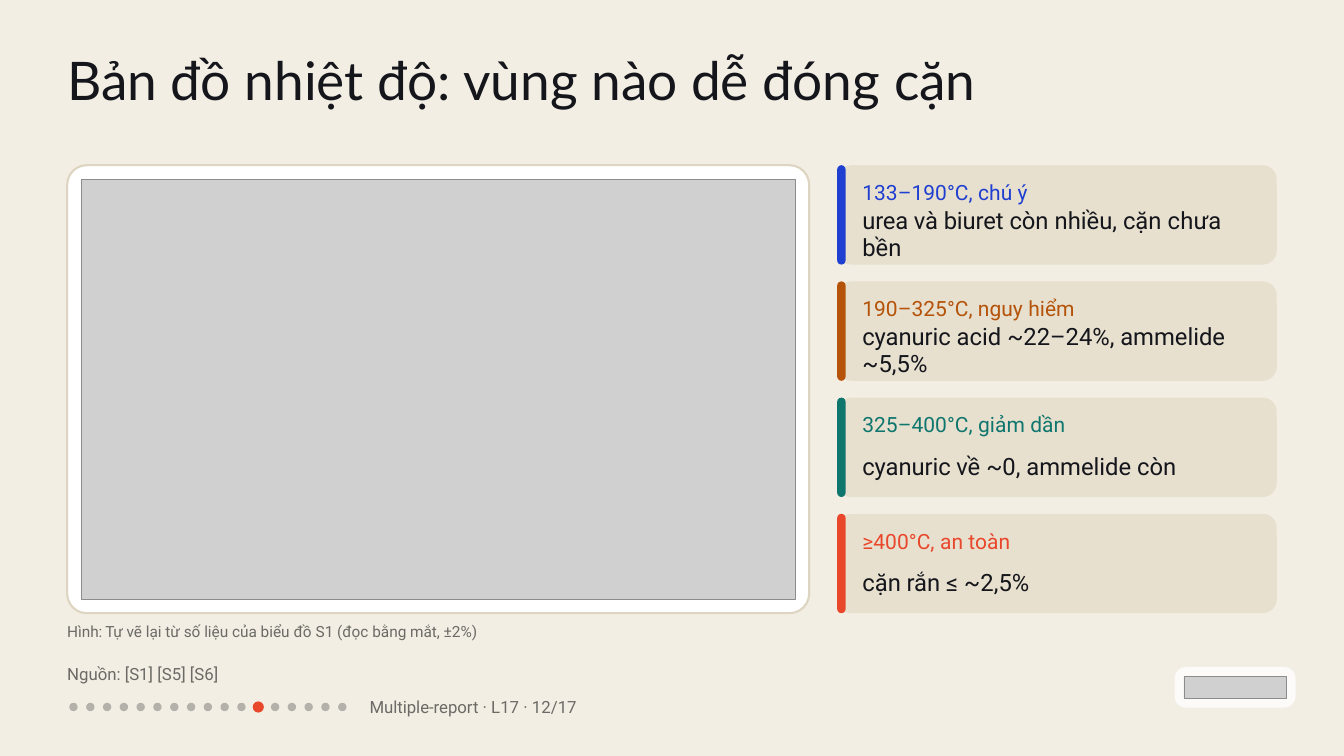
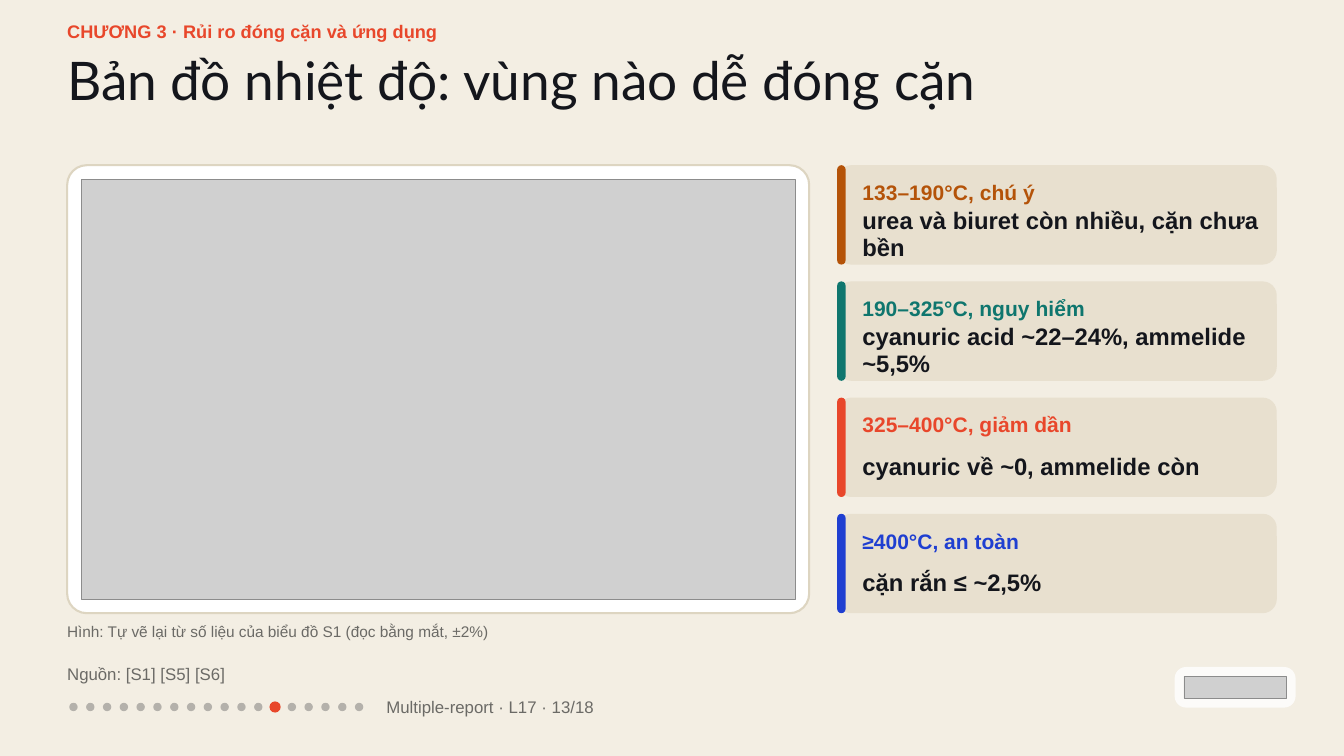
Before and after one commit to vohoailinh90/Multiple-report, a slide deck: slide 13 of lessons/L17/L17.pptx (slide 12 before the commit). Drawn at 1344x756 pixels with LibreOffice and Linux fonts; fonts in the diff are those of the drawing; grey boxes stand for pictures. Boxes give left, top, right and bottom in pixels: in the first picture for what was removed or moved away, otherwise in the second. Text is boxed around its words. In the diff, an @@ line names an element or a change of style, - is before the commit and + after.

```diff
--- a/lessons/L17/L17.pptx
+++ b/lessons/L17/L17.pptx
@@ text added at [67,24,437,42], 19.5 pt, text #E8472B, bold @@
+CHƯƠNG 3 · Rủi ro đóng cặn và ứng dụng
@@ rounded rectangle at [837,165,845,265]: fill #1F3FD1 to #B45309 @@
@@ text "133–190°C, chú ý" at [862,184,1035,205]: font Roboto to Arial, text colour #1F3FD1 to #B45309, bold on @@
@@ text "urea và biuret còn nhiều, ..." at [862,210,1258,257]: font Roboto to Arial, bold on; letter spacing -0.2 to 0 pt in "urea biuret"; letter spacing -0.2 to 0.1 pt in "và"; letter spacing -0.1 to 0 pt in "còn"; letter spacing 0.1 to 0 pt in "chưa" @@
@@ rounded rectangle at [837,282,845,381]: fill #B45309 to #0F766E @@
@@ text "190–325°C, nguy hiểm" at [862,300,1085,321]: font Roboto to Arial, text colour #B45309 to #0F766E, bold on @@
@@ text "cyanuric acid ~22–24%, ammelide ~5,5%" at [862,327,1245,376]: font Roboto to Arial, bold on; letter spacing -0.1 to 0 pt in "cyanuric ammelide"; letter spacing 0 to -0.1 pt in "~5,5%" @@
@@ rounded rectangle at [837,398,845,497]: fill #0F766E to #E8472B @@
@@ text "325–400°C, giảm dần" at [862,416,1071,437]: font Roboto to Arial, text colour #0F766E to #E8472B, bold on @@
@@ text "cyanuric về ~0, ammelide còn" at [862,456,1199,480]: font Roboto to Arial, bold on; letter spacing -0.1 to 0 pt in "cyanuric ammelide"; letter spacing -0.2 to 0.1 pt in "về"; letter spacing 0 to -0.2 pt in "~0," @@
@@ rounded rectangle at [837,514,845,614]: fill #E8472B to #1F3FD1 @@
@@ text "≥400°C, an toàn" at [862,533,1019,553]: font Roboto to Arial, text colour #E8472B to #1F3FD1, bold on; letter spacing 0.1 to 0 pt in "an" @@
@@ text "cặn rắn ≤ ~2,5%" at [862,572,1042,596]: font Roboto to Arial, bold on; letter spacing -0.2 to 0 pt in "rắn"; letter spacing 0 to -0.2 pt in "~2,5%" @@
@@ text "Hình: Tự vẽ lại từ ..." at [67,625,488,640]: font Roboto to Arial; letter spacing -0.5 to 0 pt in "Tự"; letter spacing 0.1 to 0 pt in "đồ (đọc" @@
@@ text "Nguồn: [S1] [S5] [S6]" at [67,667,225,684]: font Roboto to Arial @@
@@ ellipse: place and size @@
-ellipse at [271,703,279,711]
+ellipse at [254,703,262,711]
@@ ellipse: place and size @@
-ellipse at [253,702,264,713]
+ellipse at [269,702,281,713]
@@ ellipse added at [355,703,363,711], fill #14161C at 28% opacity @@
@@ text at [386,701,594,717]: text changed; font Roboto to Arial @@
-Multiple-report · L17 · 12/17
+Multiple-report · L17 · 13/18
```
Also in this commit, not shown: 16 other slides changed, 1 slide added, 1 other file.
